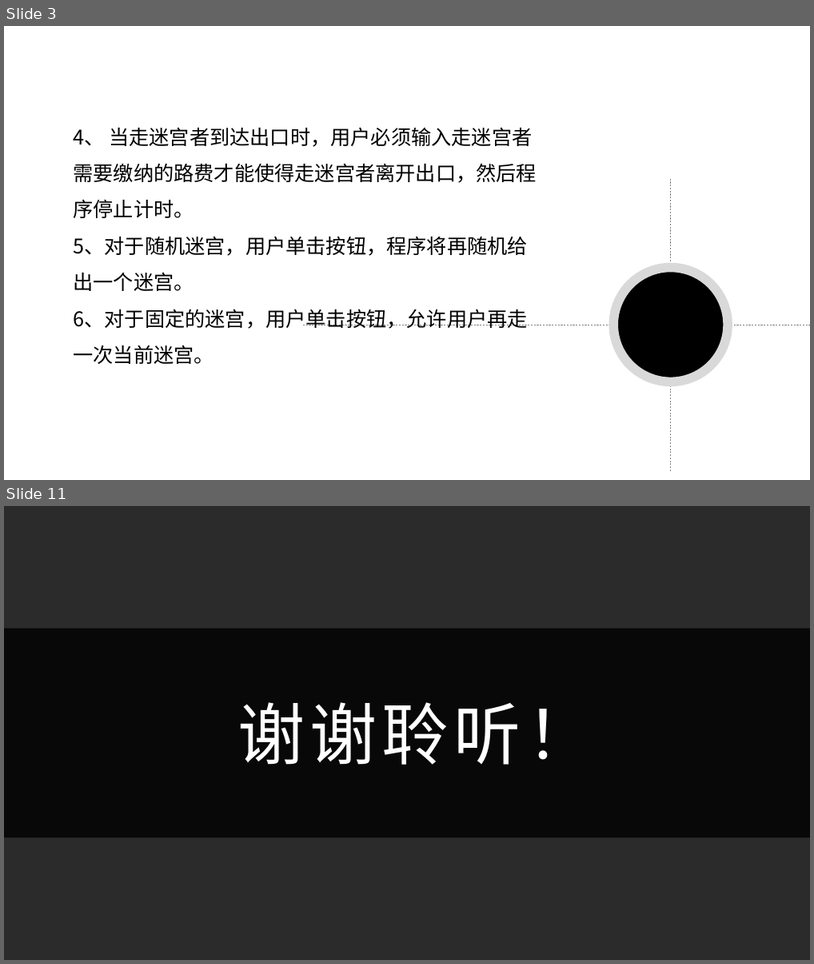
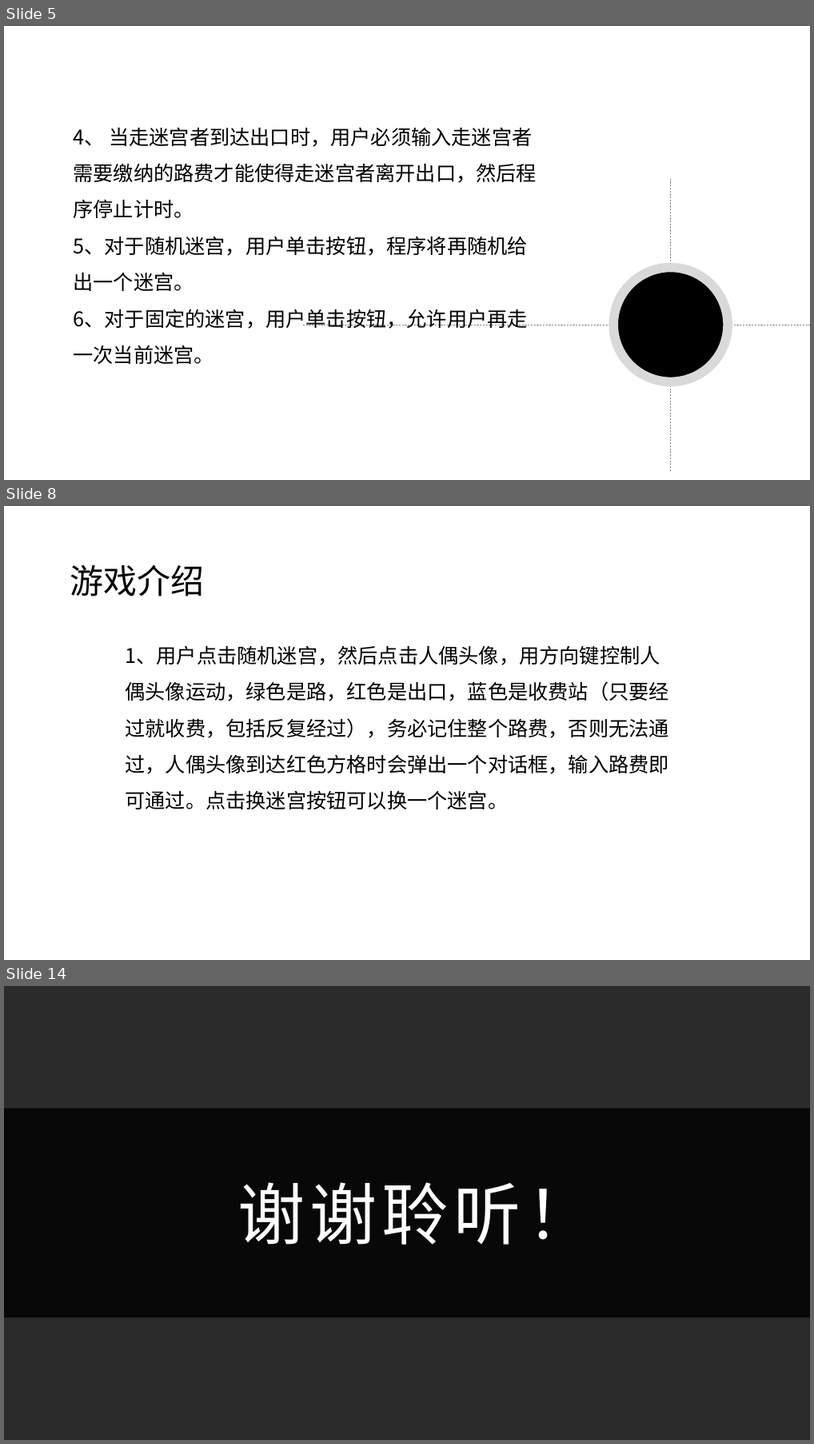
Before and after one commit to sxl888/run-a-maze, a slide deck: 第六组走迷宫答辩ppt.pptx. Shown one above the other, each under a label of ours: slides 3 and 11 before the commit, slides 5, 8 and 14 after it; the slides between them are not shown. The pictures are 814x964 and 814x1444 pixels, drawn with LibreOffice and Linux fonts; fonts in the diff are those of the drawing; background and template pictures are left out; a plain dark background stands for a picture behind light text. Boxes give left, top, right and bottom in pixels: in the first picture for what was removed or moved away, otherwise in the second. Text is boxed around its words. In the diff, an @@ line names an element or a change of style, - is before the commit and + after.

```diff
--- a/第六组走迷宫答辩ppt.pptx
+++ b/第六组走迷宫答辩ppt.pptx
@@ slide 8 added at box(4, 506, 810, 960), background picture (left out) @@
@@ title added at box(70, 564, 205, 596), 40 pt, text #000000 @@
+游戏介绍
@@ text added at box(126, 645, 670, 809), 24 pt, text #000000 @@
+1、用户点击随机迷宫，然后点击人偶头像，用方向键控制人偶头像运动，绿色是路，红色是出口，蓝色是收费站（只要经过就收费，包括反复经过），务必记住整个路费，否则无法通过，人偶头像到达红色方格时会弹出一个对话框，输入路费即可通过。点击换迷宫按钮可以换一个迷宫。
@@ what was slide 3 is now slide 5 @@
@@ what was slide 11 is now slide 14 @@
```
Also in this commit, not shown: 5 slides changed, 5 other slides added, 3 slides removed.
